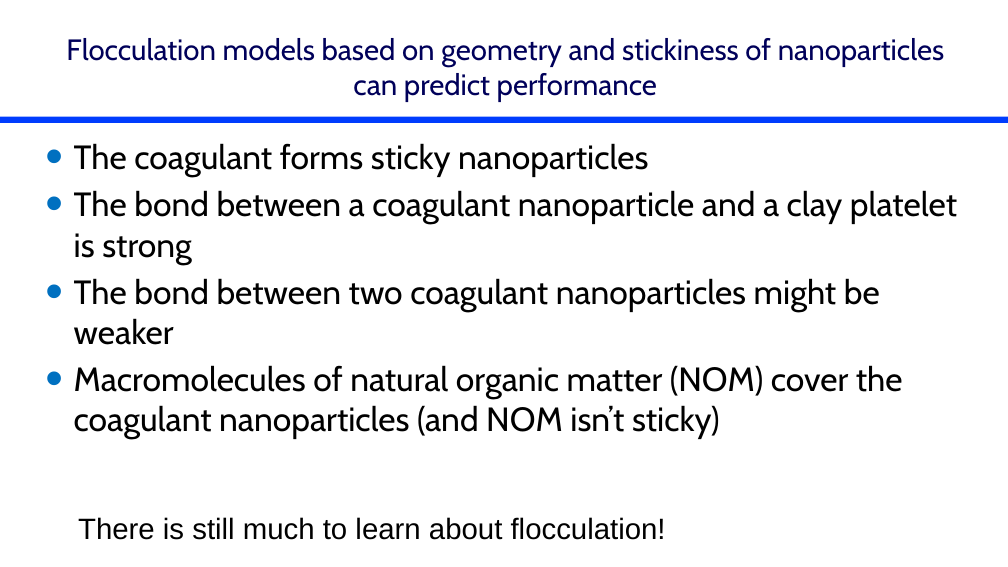
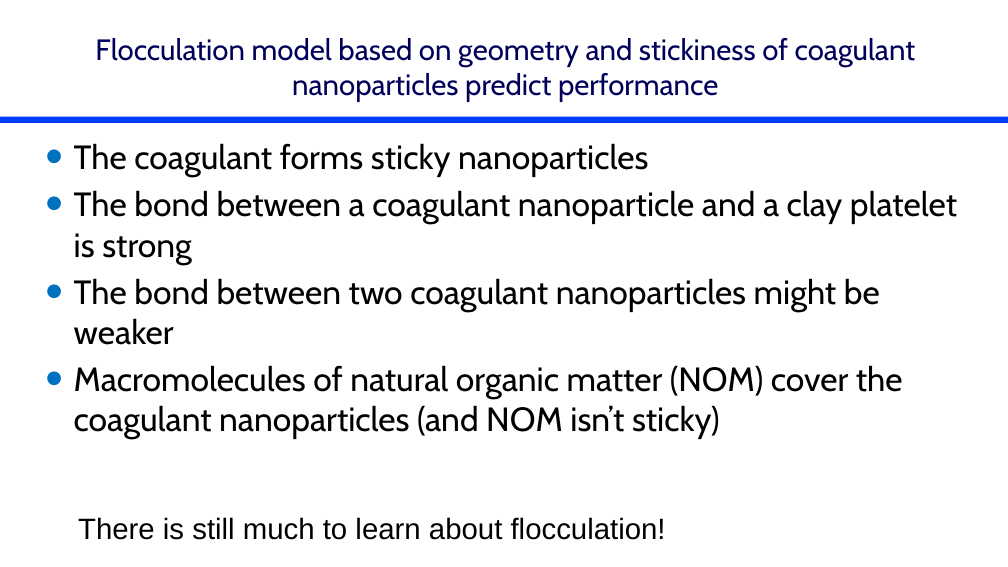
Before and after one commit to monroews/CEE4520Lectures, a slide deck: slide 36 of Flocculation Model.pptx (slide 10 before the commit). Drawn at 1008x567 pixels with LibreOffice and Linux fonts; fonts in the diff are those of the drawing. Boxes give left, top, right and bottom in pixels: in the first picture for what was removed or moved away, otherwise in the second. Text is boxed around its words. In the diff, an @@ line names an element or a change of style, - is before the commit and + after.

```diff
--- a/Flocculation Model.pptx
+++ b/Flocculation Model.pptx
@@ title at (95,38,916,102): text changed @@
-Flocculation models based on geometry and stickiness of nanoparticles can predict performance
+Flocculation model based on geometry and stickiness of coagulant nanoparticles predict performance
```
Also in this commit, not shown: 19 other slides changed, 11 slides added, 7 slides removed.
